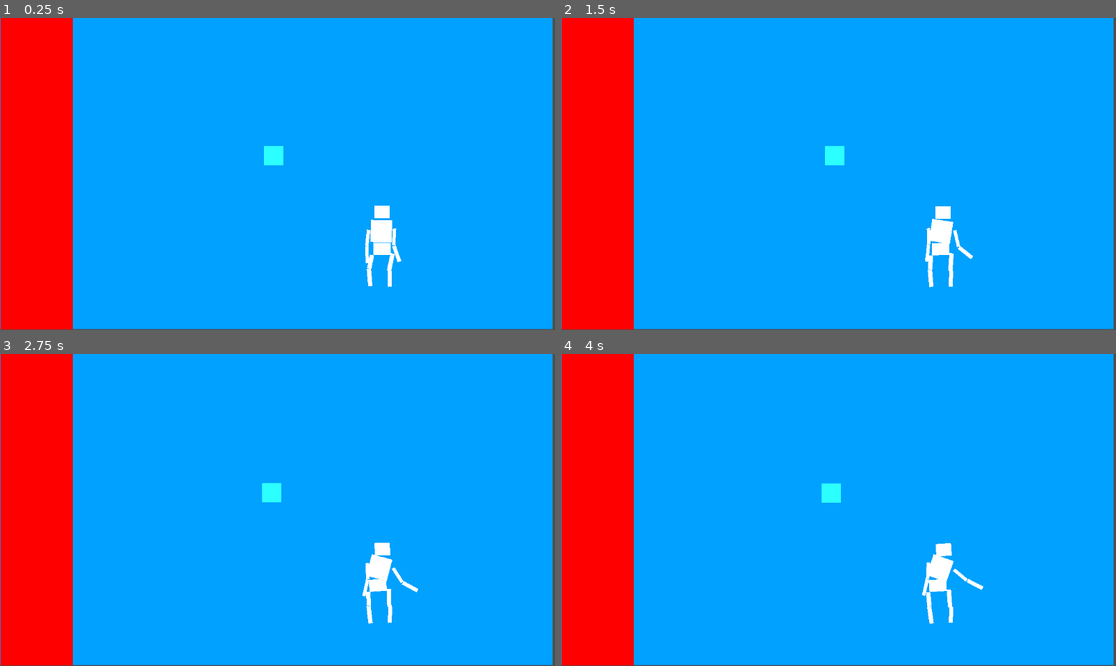
Above: before the commit, frames 1-4 (two rows, left to right).
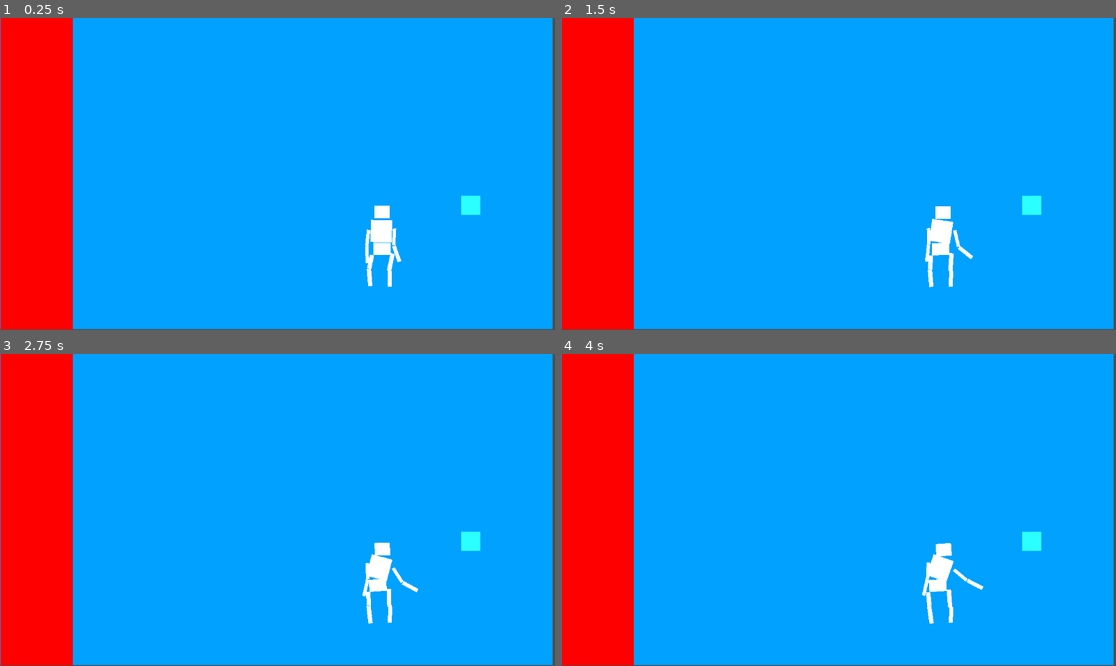
Above: after the commit, the same moments.

Repository: malceore/ClownCarGame
Game: Godot game, scene res://scenes/mini_game.tscn
Same seed, same stepped clock (60 frames per second), same inputs: the game is played once before the commit and once after it. This scene is started directly instead of the project's main scene.
Inputs (mouse positions are in pixels of both pictures, inside the frame that each line leads up to):
- Up to frame 1 (0.25 s): no input
- Up to frame 2 (1.5 s): move the mouse to (832, 155) at 0.52 s; press the mouse at (832, 155) at 0.53 s; hold D (turn_right) 0.53-1.28 s; move the mouse to (727, 189) at 1.27 s; release the mouse at (727, 189) at 1.28 s; hold S (reverse) from 1.28 s (still down); tap Space (honk) at 1.35 s
- Up to frame 3 (2.75 s): move the mouse to (333, 441) at 2.02 s; release S (reverse) at 2.03 s; press the mouse at (333, 441) at 2.03 s; hold D (turn_right) from 2.03 s (still down)
- Up to frame 4 (4 s): move the mouse to (810, 572) at 2.77 s; release D (turn_right) at 2.78 s; release the mouse at (810, 572) at 2.78 s; hold W (accelerate) 2.78-3.53 s; tap Space (honk) at 2.85 s; tap Enter at 3.5 s; move the mouse to (1005, 556) at 3.52 s; press the mouse at (1005, 556) at 3.53 s; hold A (turn_left) from 3.53 s (still down)

The runs differ from the first frame. In frame 1, 0.4% of the frame differs, in the area x 47-87%, y 40-64%; in frame 2, 0.4%; in frame 3, 0.4%; in frame 4, 0.4%.

Commit message:
added stickiness to minigame success zone

Diff:
--- a/MiniGame.gd
+++ b/MiniGame.gd
@@ -23,7 +23,9 @@
 func _on_destination_body_entered(body):
 	if(body.owner == $Clown):
 		$Destination/SuccessColor.set_color(Color.GREEN)
+		body.constant_force = Vector2(-10,0)
 
 func _on_destination_body_exited(body):
 	if(body.owner == $Clown):
 		$Destination/SuccessColor.set_color(Color.RED)
+		body.constant_force = Vector2(0,0)
--- a/scenes/mini_game.tscn
+++ b/scenes/mini_game.tscn
@@ -37,8 +37,9 @@
 color = Color(1, 0, 0, 1)
 
 [node name="Boot" type="RigidBody2D" parent="."]
-position = Vector2(567, 286)
+position = Vector2(976, 389)
 input_pickable = true
+inertia = 1000.0
 gravity_scale = 0.0
 
 [node name="CollisionShape2D" type="CollisionShape2D" parent="Boot"]
Not shown, changed: notes.txt
